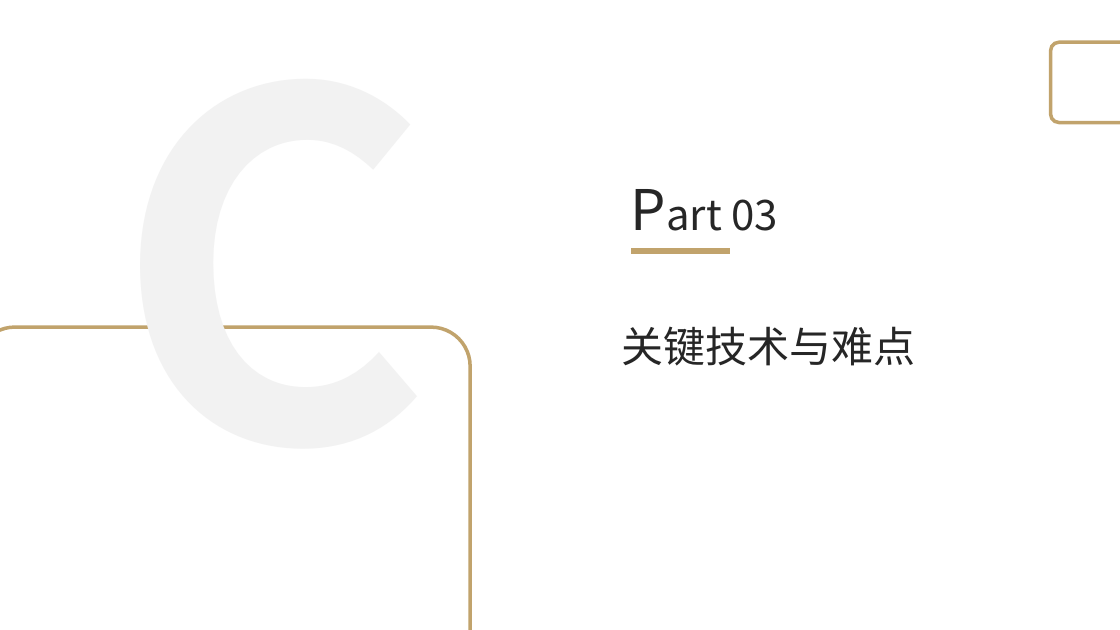
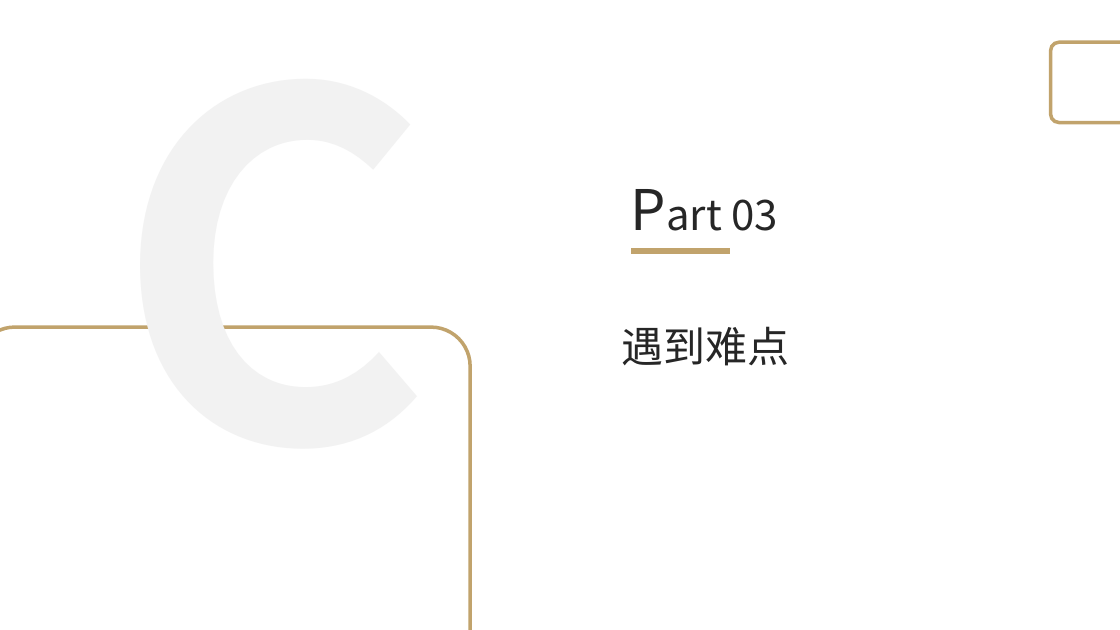
Before and after one commit to 2021FYWZ/wind, a slide deck: slide 13 of doc/项目答辩.pptx. Drawn at 1120x630 pixels with LibreOffice and Linux fonts; fonts in the diff are those of the drawing; background and template pictures are left out. Boxes give left, top, right and bottom in pixels: in the first picture for what was removed or moved away, otherwise in the second. Text is boxed around its words. In the diff, an @@ line names an element or a change of style, - is before the commit and + after.

```diff
--- a/doc/项目答辩.pptx
+++ b/doc/项目答辩.pptx
@@ text at (622, 326, 790, 366): text changed @@
-关键技术与难点
+遇到难点
```
Also in this commit, not shown: 9 other slides changed, 2 slides removed.
